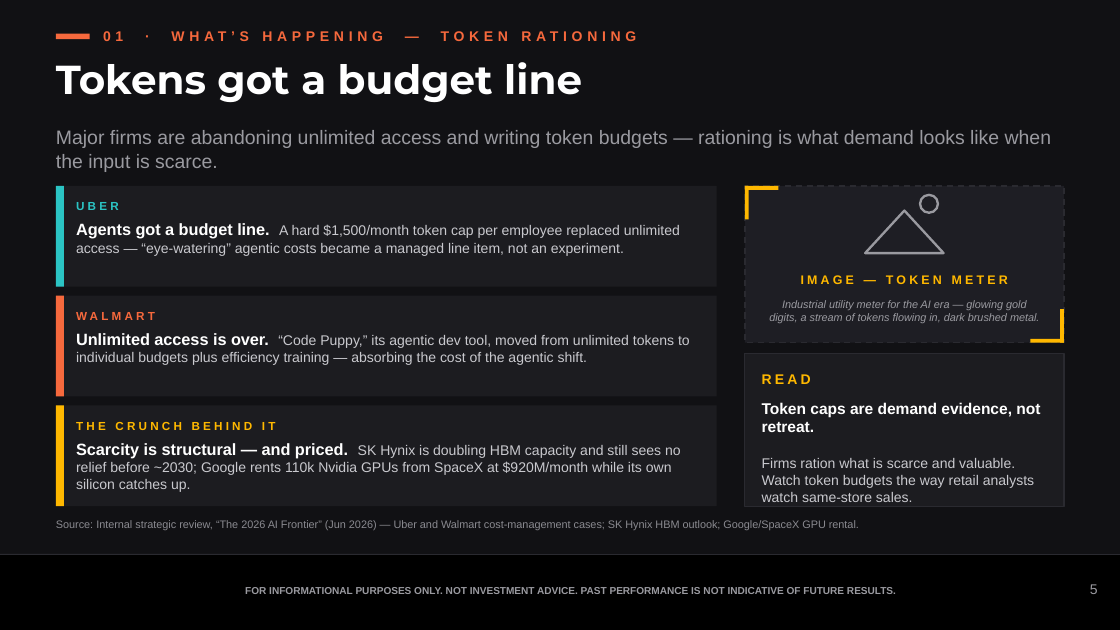
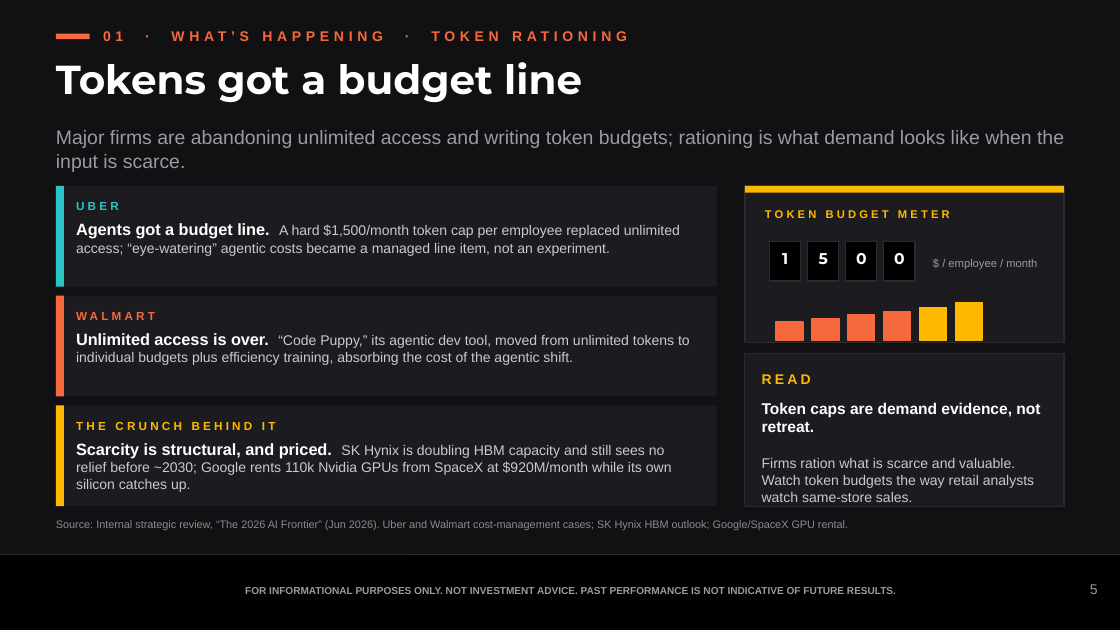
Before and after one commit to samuelcmcclellan-cell/ai-markets-deck, a slide deck: slide 5 of ai-markets-deck.pptx. Drawn at 1120x630 pixels with LibreOffice and Linux fonts; fonts in the diff are those of the drawing. Boxes give left, top, right and bottom in pixels: in the first picture for what was removed or moved away, otherwise in the second. Text is boxed around its words. In the diff, an @@ line names an element or a change of style, - is before the commit and + after.

```diff
--- a/ai-markets-deck.pptx
+++ b/ai-markets-deck.pptx
@@ text at (103,31,627,41): text changed @@
-01 · WHAT’S HAPPENING — TOKEN RATIONING
+01 · WHAT’S HAPPENING · TOKEN RATIONING
@@ text at (56,130,1064,172): text changed @@
-Major firms are abandoning unlimited access and writing token budgets — rationing is what demand looks like when the input is scarce.
+Major firms are abandoning unlimited access and writing token budgets; rationing is what demand looks like when the input is scarce.
@@ rectangle at (745,186,1064,343): fill #1E1E24 to #1C1C20; outline #2A2A30 1 pt dashed to #2A2A30 1 pt @@
@@ rectangle removed at (745,186,778,190) @@
@@ rectangle removed at (745,186,749,220) @@
@@ rectangle added at (745,186,1064,193), fill #FFB800 @@
@@ ellipse removed at (920,195,937,213) @@
@@ text at (76,223,680,256): text changed @@
-Agents got a budget line. A hard $1,500/month token cap per employee replaced unlimited access — “eye-watering” agentic costs became a managed line item, not an experiment.
+Agents got a budget line. A hard $1,500/month token cap per employee replaced unlimited access; “eye-watering” agentic costs became a managed line item, not an experiment.
@@ text at (765,210,950,218): text changed; size 8 to 7.2 pt @@
-IMAGE — TOKEN METER
+TOKEN BUDGET METER
@@ triangle removed at (865,211,943,253) @@
@@ rectangle added at (769,242,801,281), fill #000000, outline #2A2A30 0.75 pt @@
@@ text added at (782,253,788,264), 10 pt, text #FFFFFF, bold @@
+1
@@ rectangle added at (808,242,839,281), fill #000000, outline #2A2A30 0.75 pt @@
@@ text added at (819,253,828,265), 10 pt, text #FFFFFF, bold @@
+5
@@ rectangle added at (846,242,877,281), fill #000000, outline #2A2A30 0.75 pt @@
@@ text added at (856,253,867,264), 10 pt, text #FFFFFF, bold @@
+0
@@ rectangle added at (884,242,915,281), fill #000000, outline #2A2A30 0.75 pt @@
@@ text added at (894,253,905,264), 10 pt, text #FFFFFF, bold @@
+0
@@ text added at (948,259,1037,269), 7.2 pt, text #9A9AA0 @@
+$ / employee / month
@@ text removed at (769,300,1039,323) @@
-Industrial utility meter for the AI era — glowing gold digits, a stream of tokens flowing in, dark brushed metal.
@@ rectangle added at (776,323,803,340), fill #F6693D, outline #F6693D 1 pt @@
@@ rectangle added at (812,319,839,340), fill #F6693D, outline #F6693D 1 pt @@
@@ rectangle added at (848,315,875,340), fill #F6693D, outline #F6693D 1 pt @@
@@ rectangle added at (884,311,911,340), fill #F6693D, outline #F6693D 1 pt @@
@@ rectangle added at (920,307,946,340), fill #FFB800, outline #FFB800 1 pt @@
@@ rectangle added at (955,302,982,340), fill #FFB800, outline #FFB800 1 pt @@
@@ rectangle removed at (1060,309,1064,343) @@
@@ text at (76,333,690,365): text changed @@
-Unlimited access is over. “Code Puppy,” its agentic dev tool, moved from unlimited tokens to individual budgets plus efficiency training — absorbing the cost of the agentic shift.
+Unlimited access is over. “Code Puppy,” its agentic dev tool, moved from unlimited tokens to individual budgets plus efficiency training, absorbing the cost of the agentic shift.
@@ rectangle removed at (1030,338,1064,343) @@
@@ text at (76,443,672,492): text changed @@
-Scarcity is structural — and priced. SK Hynix is doubling HBM capacity and still sees no relief before ~2030; Google rents 110k Nvidia GPUs from SpaceX at $920M/month while its own silicon catches up.
+Scarcity is structural, and priced. SK Hynix is doubling HBM capacity and still sees no relief before ~2030; Google rents 110k Nvidia GPUs from SpaceX at $920M/month while its own silicon catches up.
@@ text at (56,520,848,530): text changed @@
-Source: Internal strategic review, “The 2026 AI Frontier” (Jun 2026) — Uber and Walmart cost-management cases; SK Hynix HBM outlook; Google/SpaceX GPU rental.
+Source: Internal strategic review, “The 2026 AI Frontier” (Jun 2026). Uber and Walmart cost-management cases; SK Hynix HBM outlook; Google/SpaceX GPU rental.
```
Also in this commit, not shown: 12 other slides changed, 19 other files.
